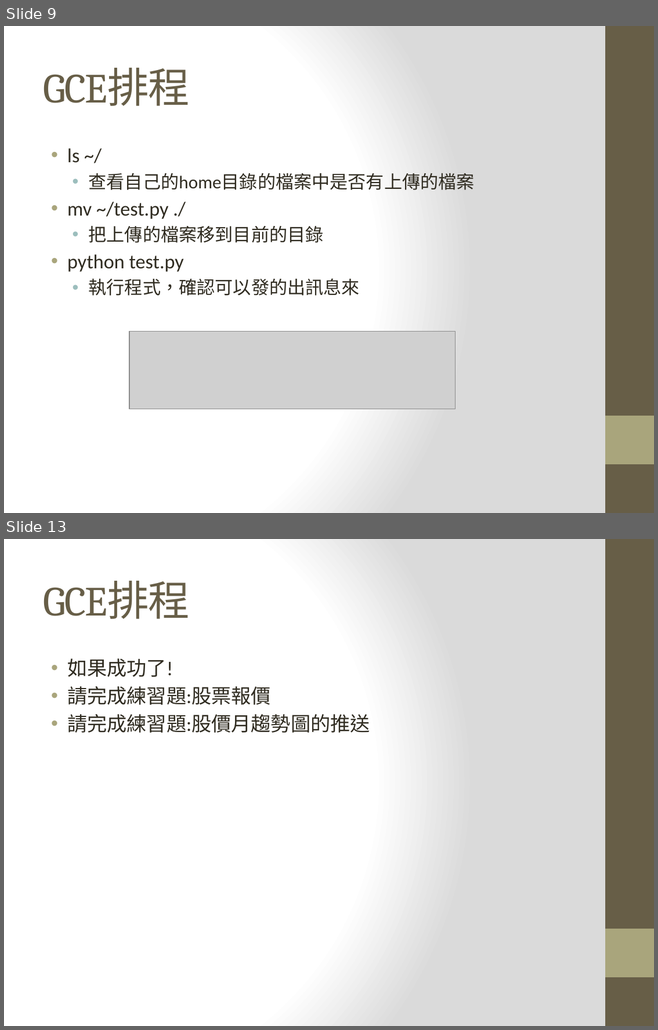
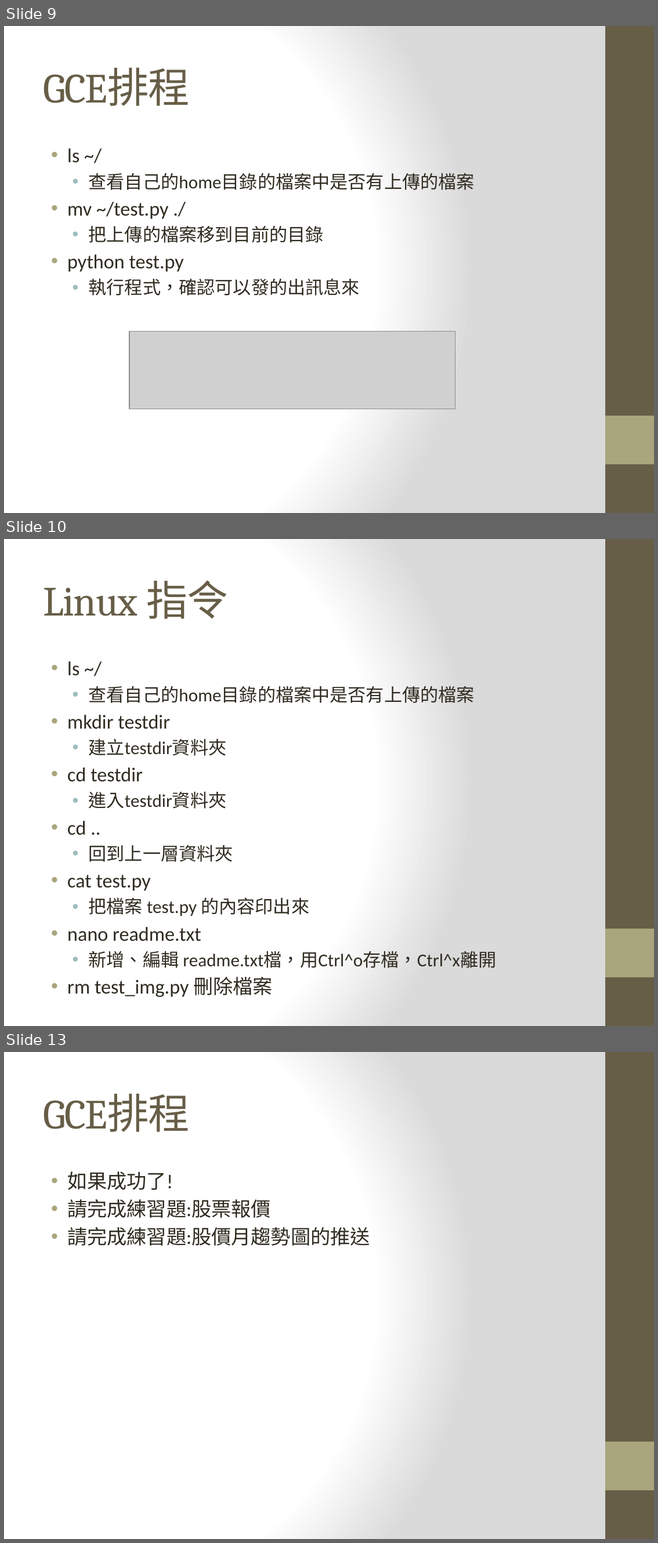
Before and after one commit to maloyang/KH20200704_Python_Basic_and_ML, a slide deck: Day3/Day3-3.pptx. Shown one above the other, each under a label of ours: slides 9 and 13 before the commit, slides 9, 10 and 13 after it; the slides between them are not shown. The pictures are 658x1030 and 658x1543 pixels, drawn with LibreOffice and Linux fonts; fonts in the diff are those of the drawing; grey boxes stand for pictures. Boxes give left, top, right and bottom in pixels: in the first picture for what was removed or moved away, otherwise in the second. Text is boxed around its words. In the diff, an @@ line names an element or a change of style, - is before the commit and + after.

```diff
--- a/Day3/Day3-3.pptx
+++ b/Day3/Day3-3.pptx
@@ slide 10 added at (x1=4, y1=539, x2=654, y2=1026), background gradient #FFFFFF to #DADADA; not listed: 2 template elements that a slide beside it also shows @@
@@ title added at (x1=43, y1=580, x2=228, y2=619), 46 pt, text #675E47 @@
+Linux 指令
@@ text added at (x1=67, y1=661, x2=496, y2=997), 20 pt, text #2F2B20 @@
+• ls ~/
+  • 查看自己的home目錄的檔案中是否有上傳的檔案
+• mkdir testdir
+  • 建立testdir資料夾
+• cd testdir
+  • 進入testdir資料夾
+• cd ..
+  • 回到上一層資料夾
+• cat test.py
+  • 把檔案 test.py 的內容印出來
+• nano readme.txt
+  • 新增、編輯 readme.txt檔，用Ctrl^o存檔，Ctrl^x離開
+• rm test_img.py 刪除檔案
```
Also in this commit, not shown: 3 slides changed, 3 slides removed, 2 other files.
